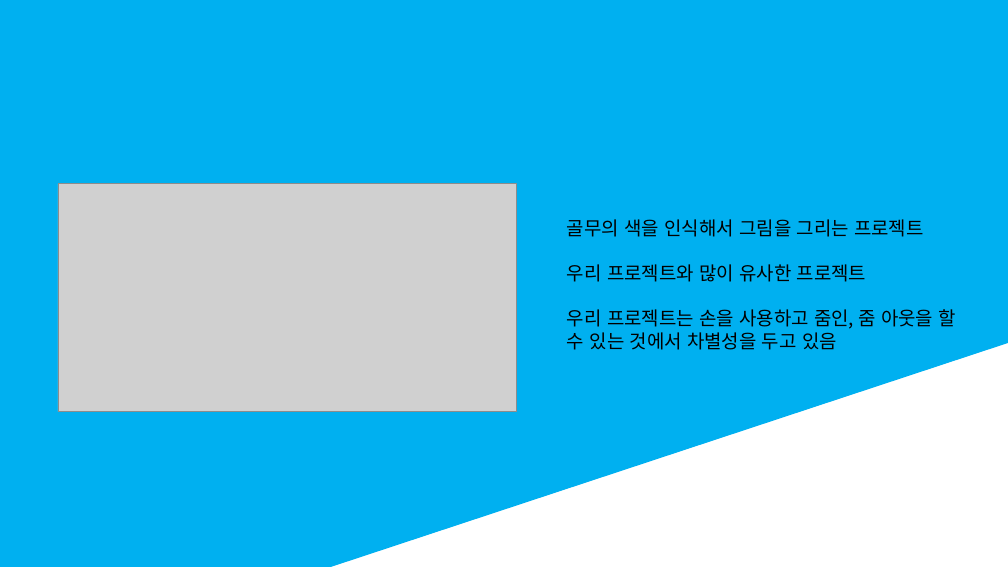
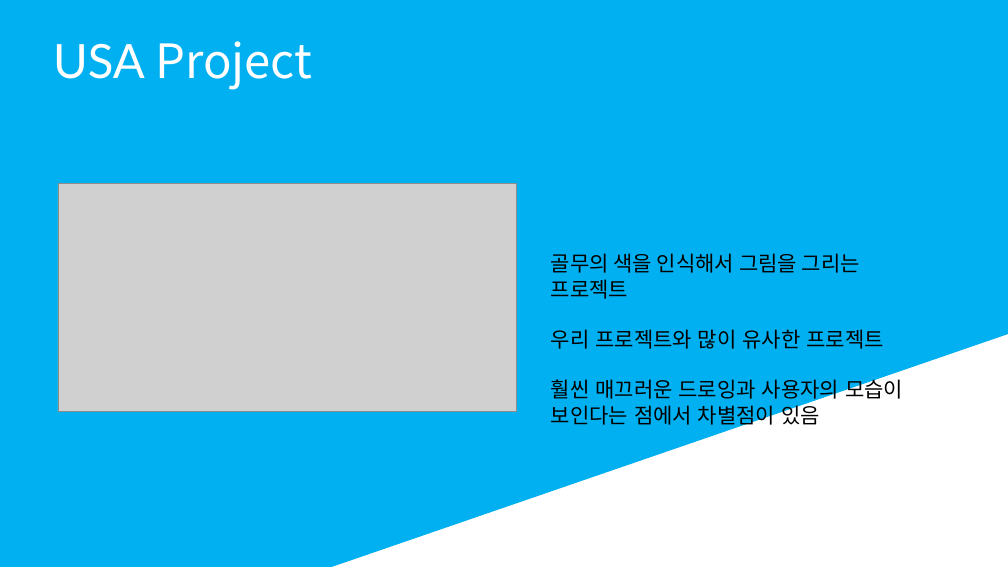
Before and after one commit to fbqweasd/VoidPainter, a slide deck: slide 6 of VoidPrinter.pptx. Drawn at 1008x567 pixels with LibreOffice and Linux fonts; fonts in the diff are those of the drawing; grey boxes stand for pictures. Boxes give left, top, right and bottom in pixels: in the first picture for what was removed or moved away, otherwise in the second. Text is boxed around its words. In the diff, an @@ line names an element or a change of style, - is before the commit and + after.

```diff
--- a/VoidPrinter.pptx
+++ b/VoidPrinter.pptx
@@ title added at box(53, 41, 312, 90), 45 pt, text #FFFFFF @@
+USA Project
@@ text "골무의 색을 인식해서 그림을 그리는 ...": place and size @@
-text "골무의 색을 인식해서 그림을 그리는 ..." at box(567, 219, 956, 350)
+text "골무의 색을 인식해서 그림을 그리는 ..." at box(551, 253, 903, 428)
@@ text at box(551, 253, 883, 349): size 18 to 20 pt in "골무의 색을 인식해서 그림을 그리는 프로젝트", "우리 프로젝트와 많이 유사한 프로젝트" @@
@@ text at box(551, 377, 903, 428): text changed; size 18 to 20 pt @@
-우리 프로젝트는 손을 사용하고 줌인, 줌 아웃을 할 수 있는 것에서 차별성을 두고 있음
+훨씬 매끄러운 드로잉과 사용자의 모습이 보인다는 점에서 차별점이 있음
```
Also in this commit, not shown: 1 other slide changed, 1 slide added, 5 slides removed.
